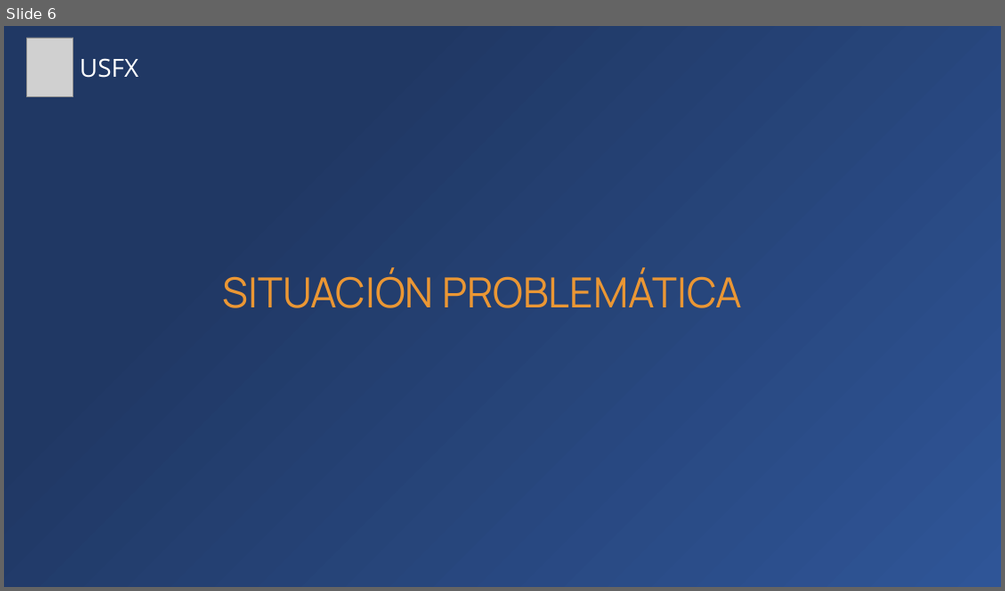
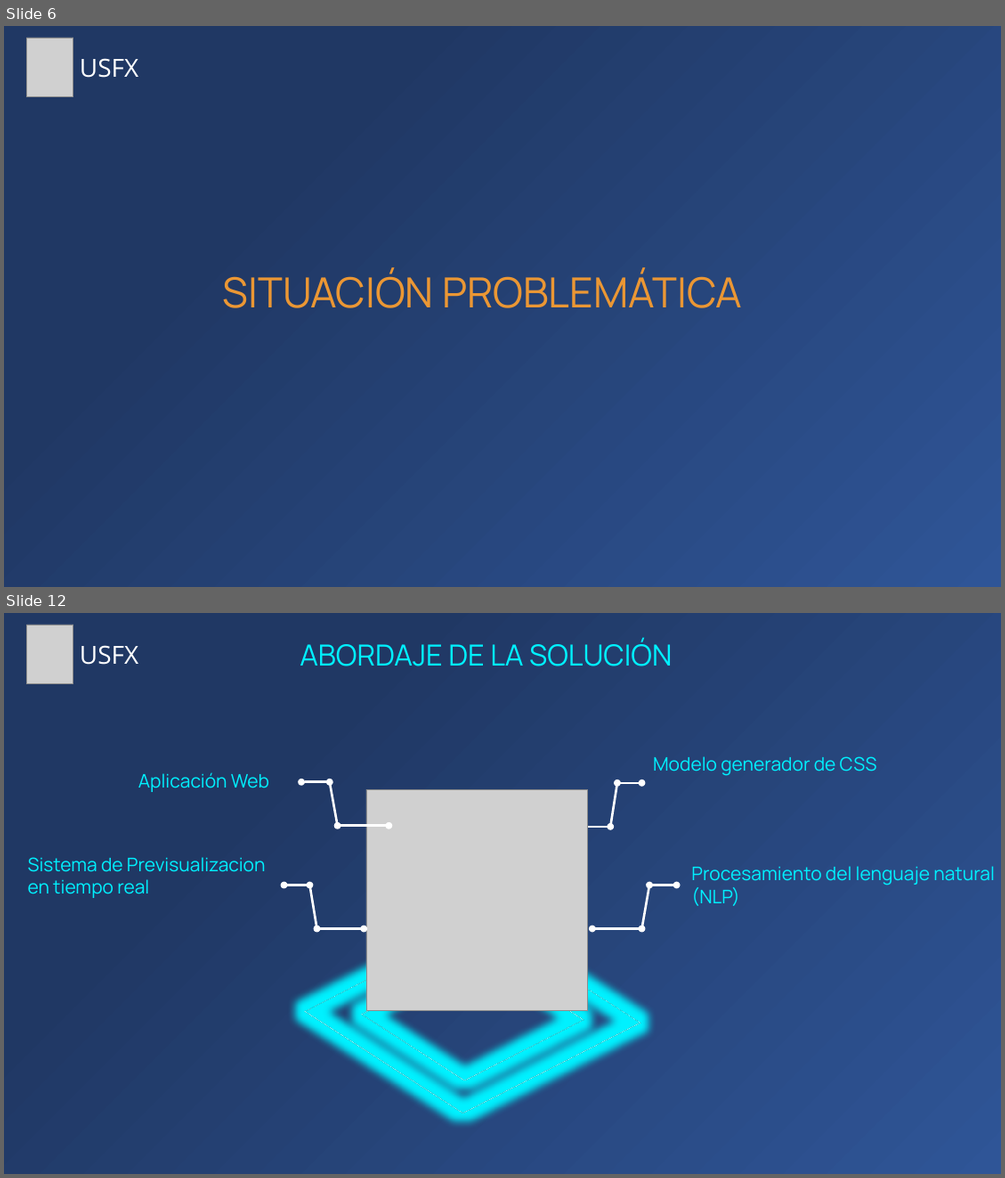
Before and after one commit to Zelechos/Generador-Css, a slide deck: documents/Presentación de Perfil - Modelo Generador CSS.pptx. Shown one above the other, each under a label of ours: slide 6 before the commit, slides 6 and 12 after it; the slides between them are not shown. The pictures are 1005x591 and 1005x1178 pixels, drawn with LibreOffice and Linux fonts; fonts in the diff are those of the drawing; grey boxes stand for pictures. Boxes give left, top, right and bottom in pixels: in the first picture for what was removed or moved away, otherwise in the second. Text is boxed around its words. In the diff, an @@ line names an element or a change of style, - is before the commit and + after.

```diff
--- a/documents/Presentación de Perfil - Modelo Generador CSS.pptx
+++ b/documents/Presentación de Perfil - Modelo Generador CSS.pptx
@@ slide 12 added at (x1=4, y1=613, x2=1001, y2=1174), background gradient #2F5597 to #203864 @@
@@ picture added at (x1=26, y1=625, x2=73, y2=683) @@
@@ text added at (x1=299, y1=638, x2=672, y2=666), 28 pt, text #00F1FF @@
+ABORDAJE DE LA SOLUCIÓN
@@ text added at (x1=80, y1=645, x2=138, y2=665), 24 pt, text #FFFFFF @@
+USFX
@@ text added at (x1=138, y1=772, x2=269, y2=792), 18 pt, text #00F1FF @@
+Aplicación Web
@@ text added at (x1=653, y1=756, x2=877, y2=776), 18 pt, text #00F1FF @@
+Modelo generador de CSS
@@ arrow added from (329, 782) to (301, 782), #FFFFFF 2.25 pt @@
@@ arrow added from (338, 826) to (329, 782), #FFFFFF 2.25 pt @@
@@ picture added at (x1=367, y1=789, x2=588, y2=1011) @@
@@ arrow added from (610, 827) to (617, 783), #FFFFFF 2.25 pt @@
@@ arrow added from (617, 783) to (642, 783), #FFFFFF 2.25 pt @@
@@ double arrow added from (389, 826) to (338, 826), #FFFFFF 2.25 pt @@
@@ frame added at (x1=305, y1=850, x2=640, y2=1174), outline #FFFFFF 1 pt @@
@@ double arrow added from (566, 827) to (610, 827), #FFFFFF 2.25 pt @@
@@ text added at (x1=28, y1=857, x2=266, y2=898), 18 pt, text #00F1FF @@
+Sistema de Previsualizacion en tiempo real
@@ text added at (x1=691, y1=866, x2=995, y2=906), 18 pt, text #00F1FF @@
+Procesamiento del lenguaje natural (NLP)
@@ arrow added from (310, 885) to (284, 885), #FFFFFF 2.25 pt @@
@@ arrow added from (317, 929) to (310, 885), #FFFFFF 2.25 pt @@
@@ arrow added from (642, 929) to (649, 885), #FFFFFF 2.25 pt @@
@@ arrow added from (649, 885) to (677, 885), #FFFFFF 2.25 pt @@
@@ double arrow added from (364, 929) to (317, 929), #FFFFFF 2.25 pt @@
@@ double arrow added from (592, 929) to (642, 929), #FFFFFF 2.25 pt @@
```
Also in this commit, not shown: 6 slides changed, 12 other slides added, 2 slides removed.
